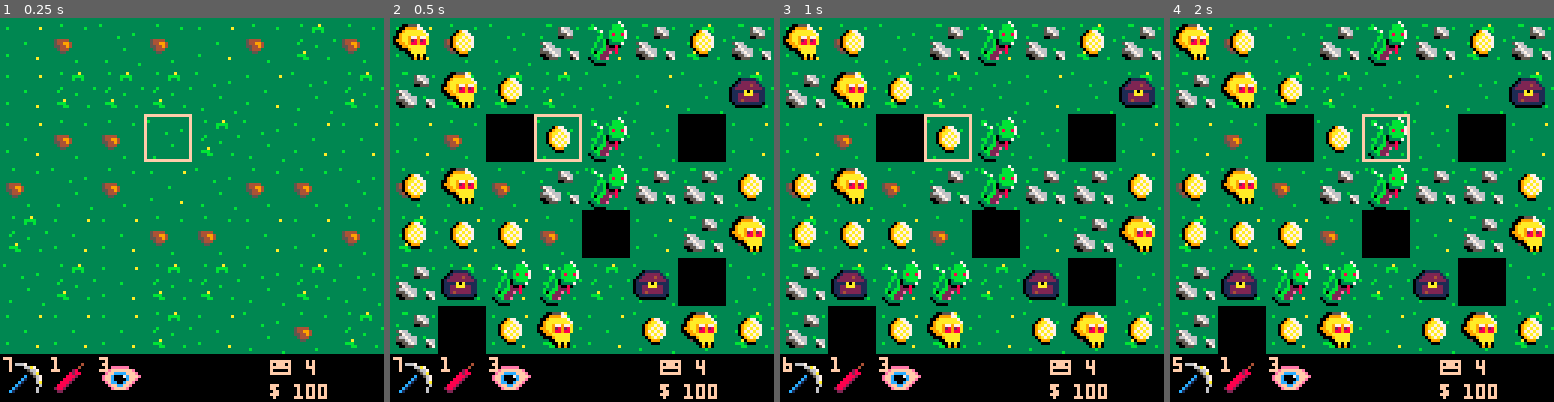
Above: before the commit, frames 1-4 (left to right).
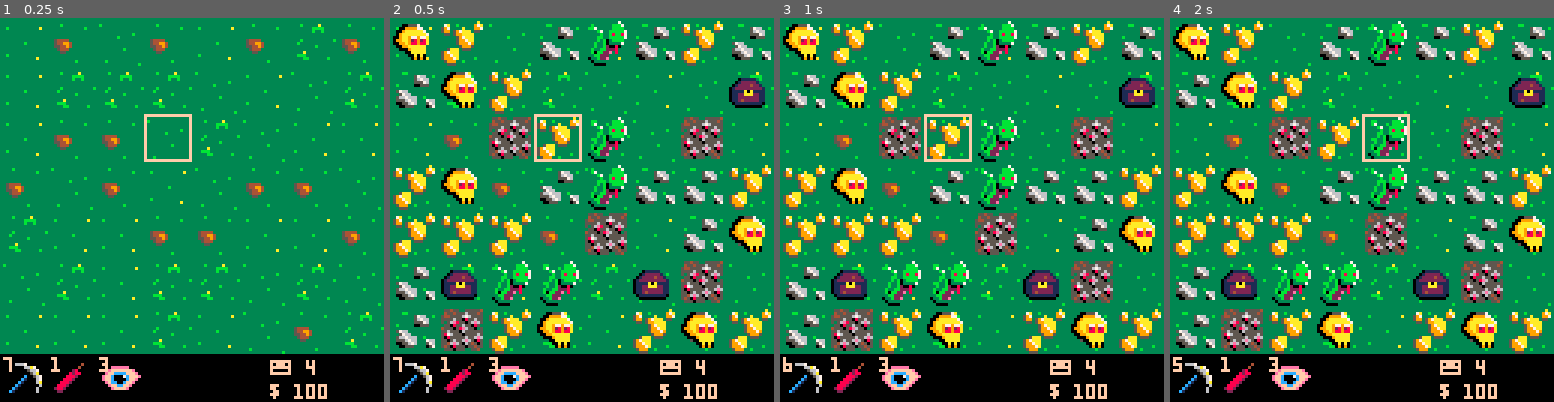
Above: after the commit, the same moments.

Repository: seanpackham/lost-and-found
Game: PICO-8 cartridge main.p8
The game is run twice, just before and just after one commit, with the same random seed, the same clock (stepped at 60 frames per second) and the same inputs.
Inputs:
- Up to frame 1 (0.25 s): no input
- Up to frame 2 (0.5 s): tap X (X key) at 0.33 s
- Up to frame 3 (1 s): tap O (Z key) at 0.7 s
- Up to frame 4 (2 s): tap X (X key) at 1.07, 1.85 s; hold Right from 1.6 s (still down); tap O (Z key) at 1.7 s

Frame 1 is identical in both runs. In frame 2, 15% of the frame differs, in the area x 0-100%, y 0-88%; in frame 3, 15%; in frame 4, 15%.

Commit message:
pics location upd

Diff:
--- a/main.p8
+++ b/main.p8
@@ -100,7 +100,7 @@
 	name="gold",
 	p=3,
 	value=1,
-	s=32
+	s=12
 })
 
 add(tiles, {
@@ -134,7 +134,7 @@
 	name="spikes",
 	p=1,
 	damage=2,
-	s=68
+	s=14
 })
 
 -- items
